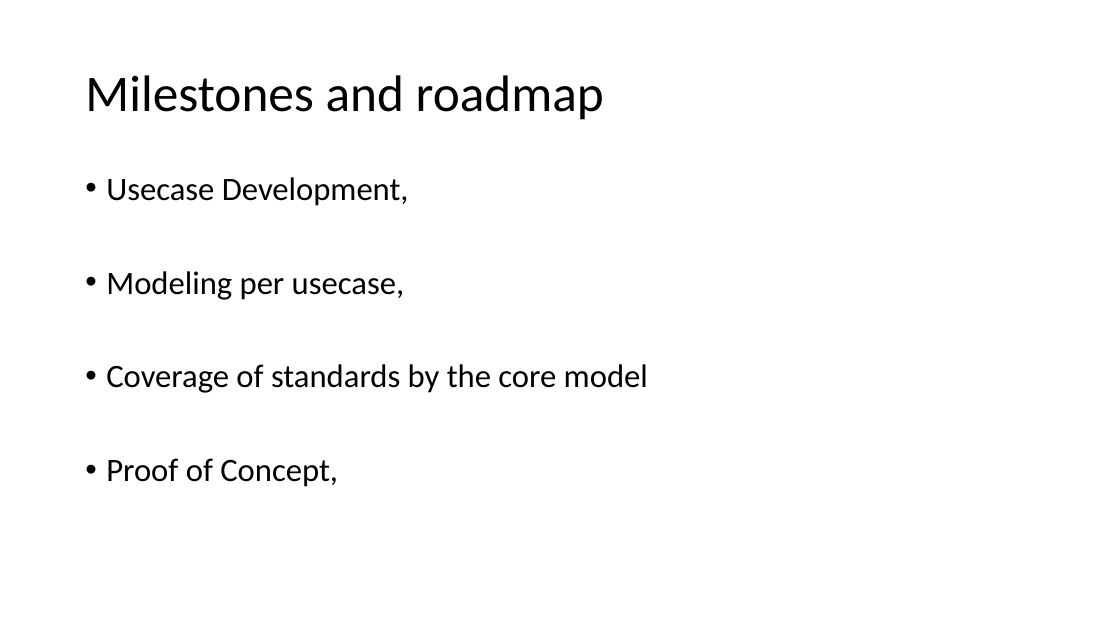
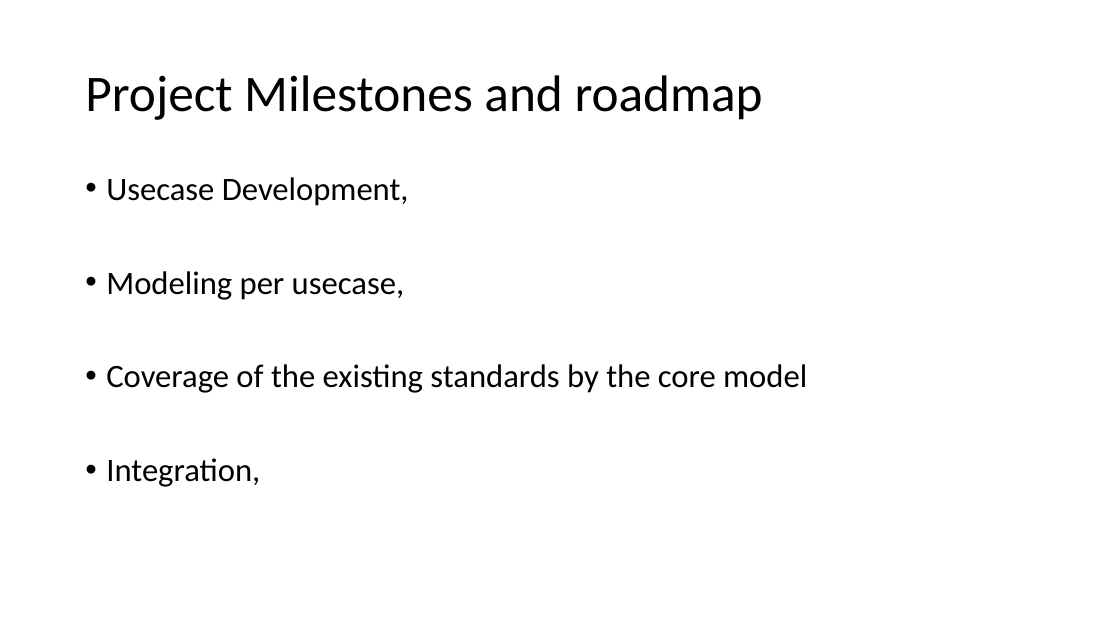
Before and after one commit to federatedplatforms/FEDeRATED-Semantic-Model, a slide deck: slide 19 of Presentation/Logistic_KnowledgeGraph.pptx (slide 17 before the commit). Drawn at 1120x630 pixels with LibreOffice and Linux fonts; fonts in the diff are those of the drawing. Boxes give left, top, right and bottom in pixels: in the first picture for what was removed or moved away, otherwise in the second. Text is boxed around its words. In the diff, an @@ line names an element or a change of style, - is before the commit and + after.

```diff
--- a/Presentation/Logistic_KnowledgeGraph.pptx
+++ b/Presentation/Logistic_KnowledgeGraph.pptx
@@ title at <box>85,75,763,120</box>: text changed @@
-Milestones and roadmap
+Project Milestones and roadmap
@@ text at <box>106,364,807,487</box>: text changed @@
-• Coverage of standards by the core model
-• Proof of Concept,
+• Coverage of the existing standards by the core model
+• Integration,
```
Also in this commit, not shown: 9 other slides changed, 9 slides added, 4 slides removed.
